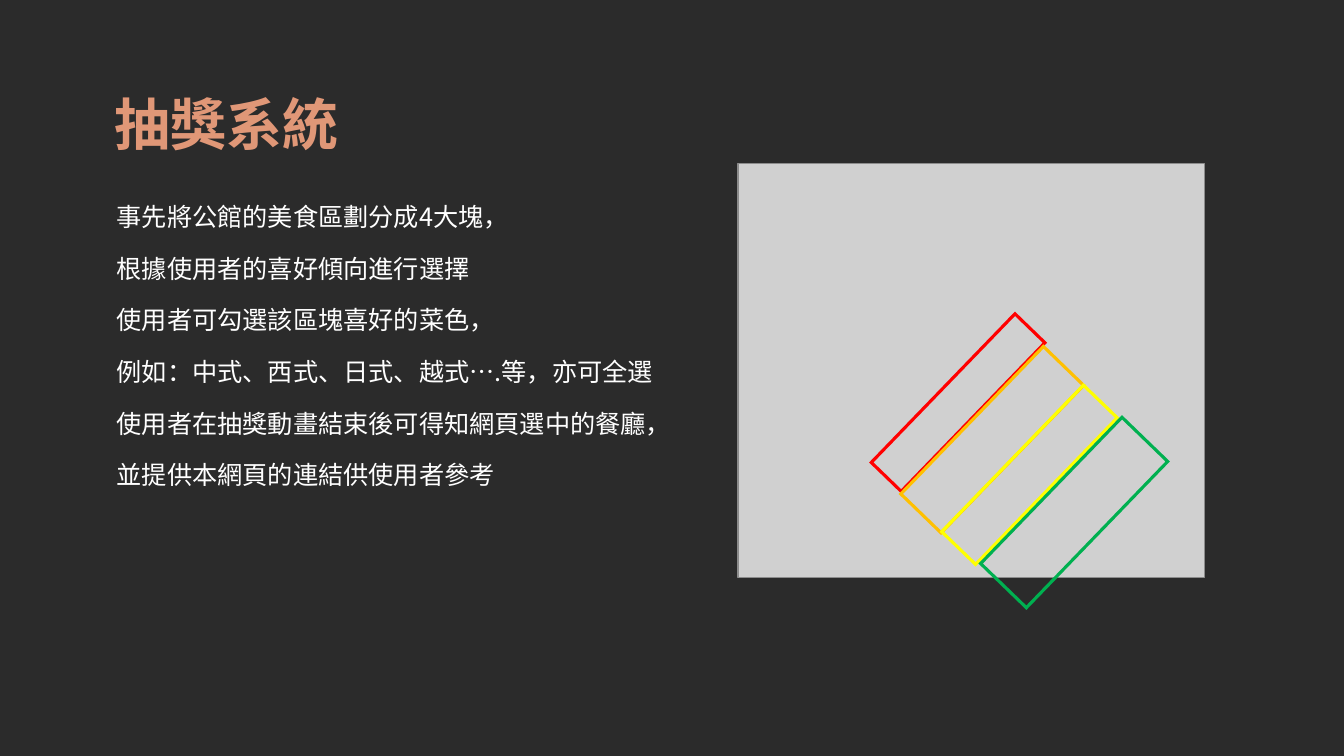
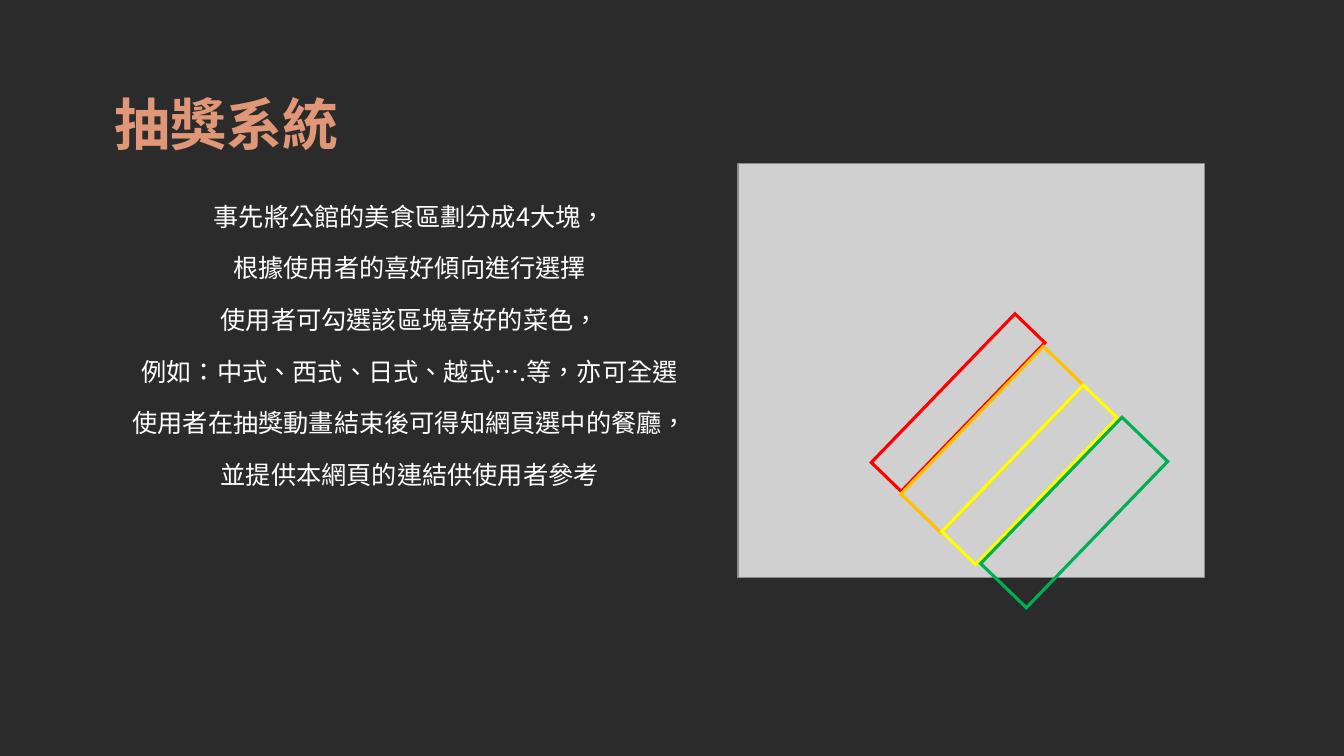
Before and after one commit to NTUST/107-team14, a slide deck: slide 9 of 晚餐吃什麼_更新版.ppt. Drawn at 1344x756 pixels with LibreOffice and Linux fonts; fonts in the diff are those of the drawing; grey boxes stand for pictures; background and template pictures are left out; a plain dark background stands for a picture behind light text. Boxes give left, top, right and bottom in pixels: in the first picture for what was removed or moved away, otherwise in the second. Text is boxed around its words. In the diff, an @@ line names an element or a change of style, - is before the commit and + after.

```diff
--- a/晚餐吃什麼_更新版.ppt
+++ b/晚餐吃什麼_更新版.ppt
@@ text "事先將公館的美食區劃分成4大塊，" at box(132, 204, 686, 486): alignment left to centre; indent changed @@
```
Also in this commit, not shown: 2 other slides changed, 1 slide added.
